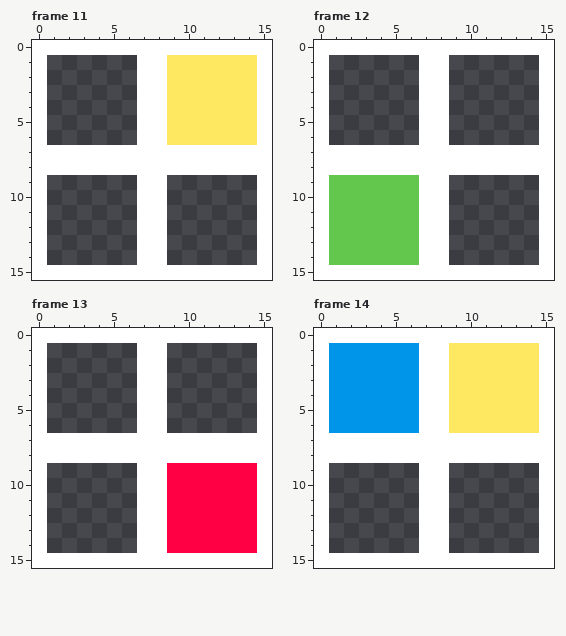
Pixel-art file -- Art/commandHistoryStuff.aseprite. The first picture shows the starting point.
16x16 pixels, 25 frames. Shown: frame 11, frame 12, frame 13, frame 14. The commit also changed other frames, which this record leaves out.
After the commit:
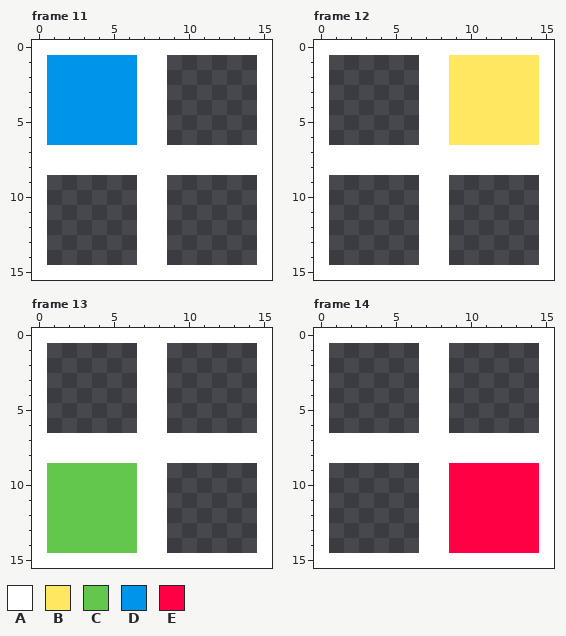
Palette (. is transparent): A #ffffff  B #fee761  C #63c74d  D #0095e9  E #ff0044
What changed:
--- frame 11, layer "Layer 1"
@@ x 0..15 @@
  0 AAAAAAAAAAAAAAAA
- 1 A......AABBBBBBA
- 2 A......AABBBBBBA
- 3 A......AABBBBBBA
- 4 A......AABBBBBBA
- 5 A......AABBBBBBA
- 6 A......AABBBBBBA
+ 1 ADDDDDDAA......A
+ 2 ADDDDDDAA......A
+ 3 ADDDDDDAA......A
+ 4 ADDDDDDAA......A
+ 5 ADDDDDDAA......A
+ 6 ADDDDDDAA......A
  7 AAAAAAAAAAAAAAAA
--- frame 12, layer "Layer 1"
@@ x 0..15 @@
  0 AAAAAAAAAAAAAAAA
- 1 A......AA......A
- 2 A......AA......A
- 3 A......AA......A
- 4 A......AA......A
- 5 A......AA......A
- 6 A......AA......A
+ 1 A......AABBBBBBA
+ 2 A......AABBBBBBA
+ 3 A......AABBBBBBA
+ 4 A......AABBBBBBA
+ 5 A......AABBBBBBA
+ 6 A......AABBBBBBA
  7 AAAAAAAAAAAAAAAA
  8 AAAAAAAAAAAAAAAA
- 9 ACCCCCCAA......A
-10 ACCCCCCAA......A
-11 ACCCCCCAA......A
-12 ACCCCCCAA......A
-13 ACCCCCCAA......A
-14 ACCCCCCAA......A
+ 9 A......AA......A
+10 A......AA......A
+11 A......AA......A
+12 A......AA......A
+13 A......AA......A
+14 A......AA......A
 15 AAAAAAAAAAAAAAAA
--- frame 13, layer "Layer 1"
@@ x 0..15 @@
  8 AAAAAAAAAAAAAAAA
- 9 A......AAEEEEEEA
-10 A......AAEEEEEEA
-11 A......AAEEEEEEA
-12 A......AAEEEEEEA
-13 A......AAEEEEEEA
-14 A......AAEEEEEEA
+ 9 ACCCCCCAA......A
+10 ACCCCCCAA......A
+11 ACCCCCCAA......A
+12 ACCCCCCAA......A
+13 ACCCCCCAA......A
+14 ACCCCCCAA......A
 15 AAAAAAAAAAAAAAAA
--- frame 14, layer "Layer 1"
@@ x 0..15 @@
  0 AAAAAAAAAAAAAAAA
- 1 ADDDDDDAABBBBBBA
- 2 ADDDDDDAABBBBBBA
- 3 ADDDDDDAABBBBBBA
- 4 ADDDDDDAABBBBBBA
- 5 ADDDDDDAABBBBBBA
- 6 ADDDDDDAABBBBBBA
+ 1 A......AA......A
+ 2 A......AA......A
+ 3 A......AA......A
+ 4 A......AA......A
+ 5 A......AA......A
+ 6 A......AA......A
  7 AAAAAAAAAAAAAAAA
  8 AAAAAAAAAAAAAAAA
- 9 A......AA......A
-10 A......AA......A
-11 A......AA......A
-12 A......AA......A
-13 A......AA......A
-14 A......AA......A
+ 9 A......AAEEEEEEA
+10 A......AAEEEEEEA
+11 A......AAEEEEEEA
+12 A......AAEEEEEEA
+13 A......AAEEEEEEA
+14 A......AAEEEEEEA
 15 AAAAAAAAAAAAAAAA
